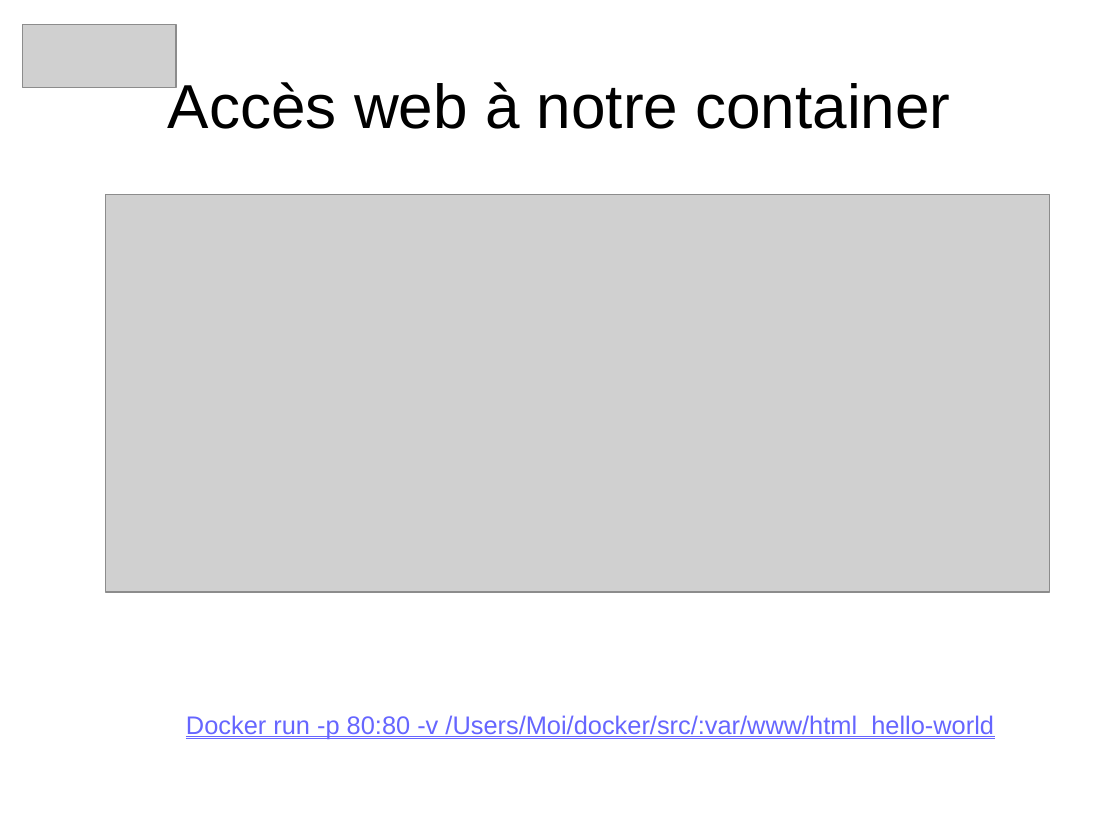
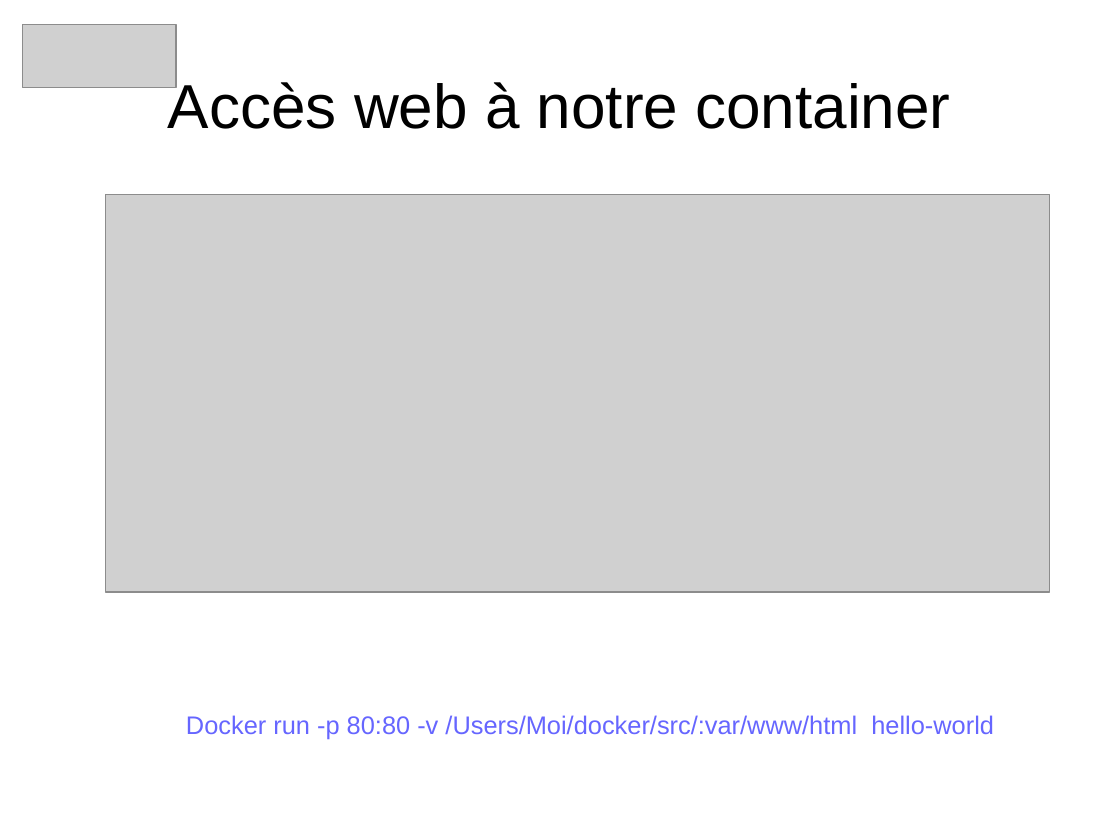
Before and after one commit to heylve/current, a slide deck: slide 12 of Rencontre_devs/docker_dev_conf_20_11_2017.odp (slide 11 before the commit). Drawn at 1120x840 pixels with LibreOffice and Linux fonts; fonts in the diff are those of the drawing; grey boxes stand for pictures. Boxes give left, top, right and bottom in pixels: in the first picture for what was removed or moved away, otherwise in the second. Text is boxed around its words. In the diff, an @@ line names an element or a change of style, - is before the commit and + after.

```diff
--- a/Rencontre_devs/docker_dev_conf_20_11_2017.odp
+++ b/Rencontre_devs/docker_dev_conf_20_11_2017.odp
@@ text "Docker run -p 80:80 -v ..." at bbox=[186, 715, 994, 739]: underline off @@
```
Also in this commit, not shown: 8 other slides changed, 3 slides added, 8 slides removed, 1 other file.
